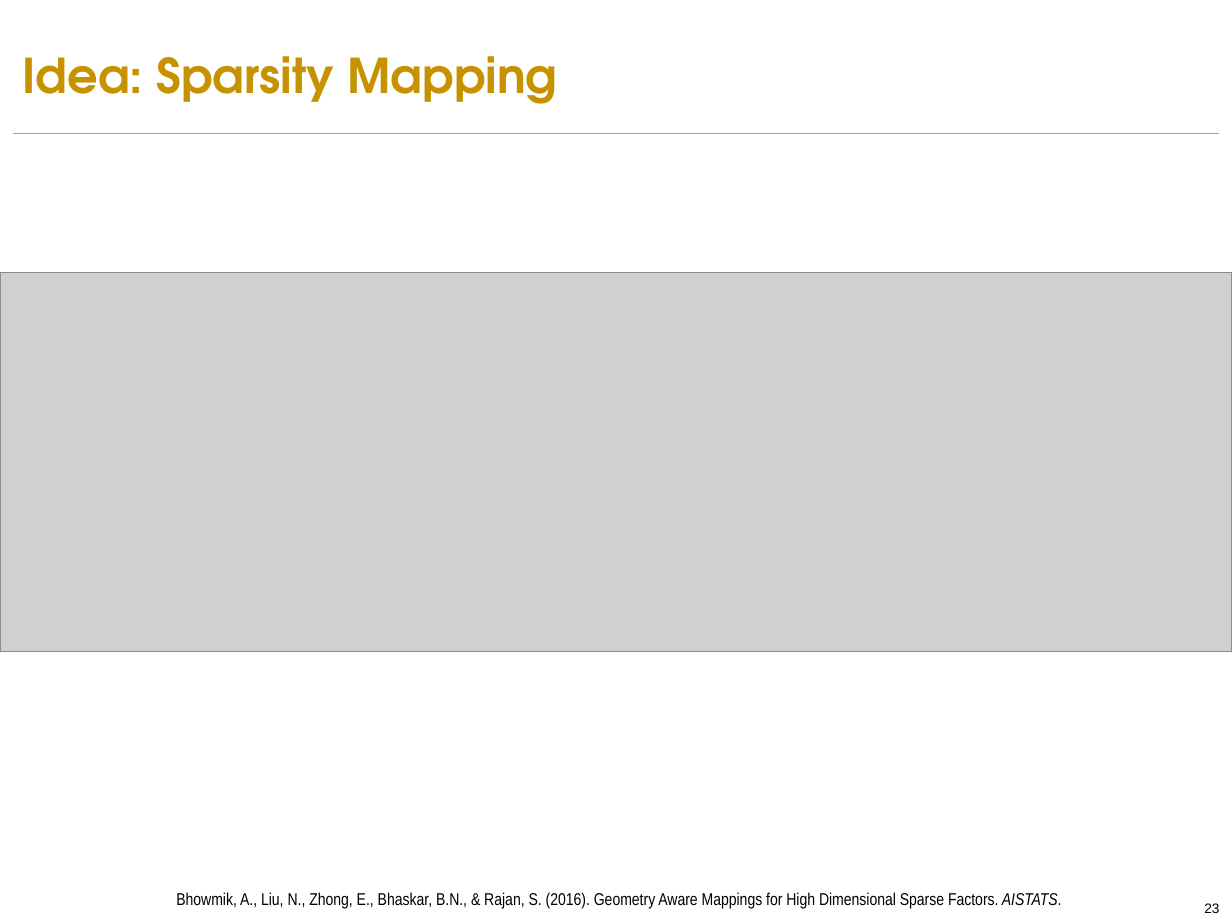
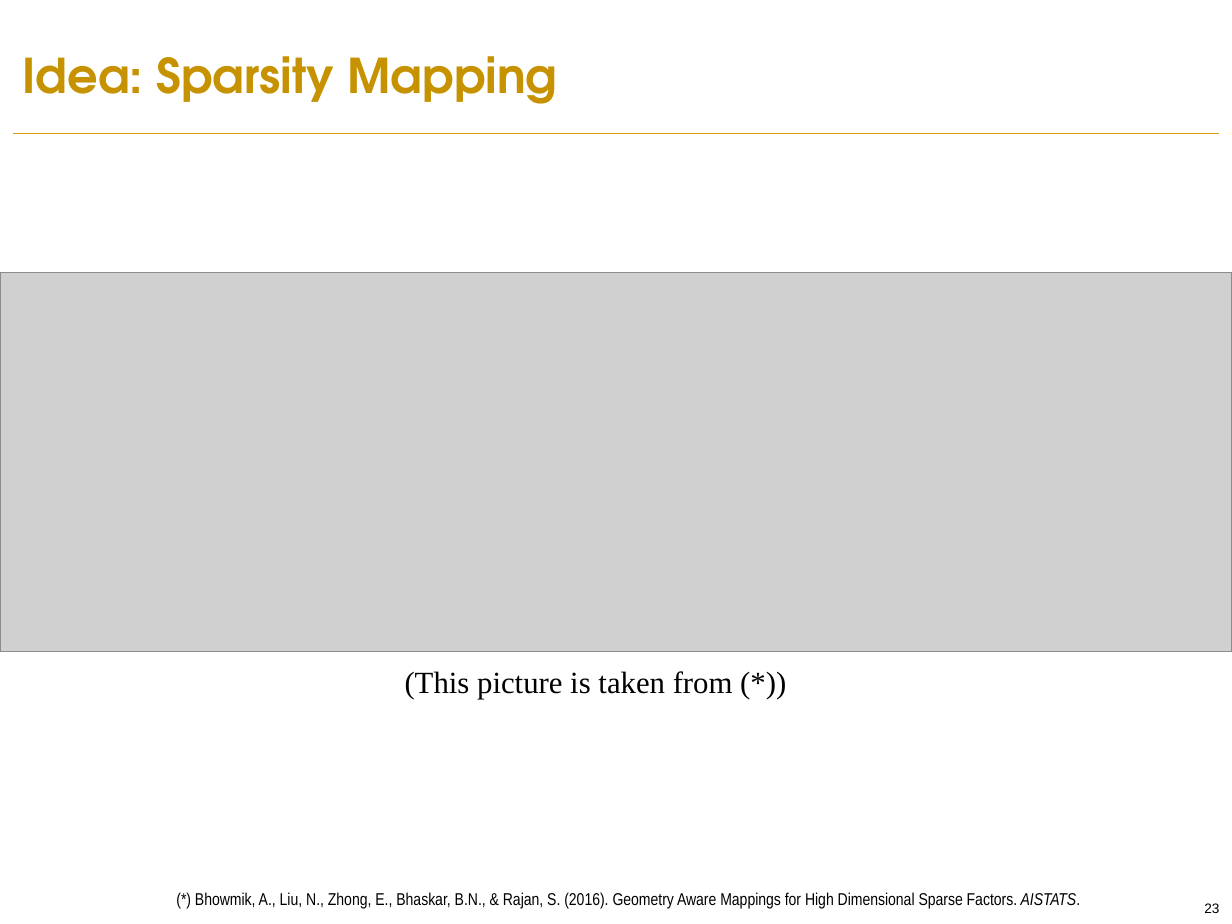
Before and after one commit to PreferredAI/recommendation-retrieval, a slide deck: slide 23 of slides/aaai19-tutorial.pptx. Drawn at 1232x924 pixels with LibreOffice and Linux fonts; fonts in the diff are those of the drawing; grey boxes stand for pictures; background and template pictures are left out. Boxes give left, top, right and bottom in pixels: in the first picture for what was removed or moved away, otherwise in the second. Text is boxed around its words. In the diff, an @@ line names an element or a change of style, - is before the commit and + after.

```diff
--- a/slides/aaai19-tutorial.pptx
+++ b/slides/aaai19-tutorial.pptx
@@ text added at <box>405,671,733,699</box>, 18 pt, text #000000 @@
+(This picture is taken from (*))
@@ text at <box>195,892,1081,909</box>: text changed @@
-Bhowmik, A., Liu, N., Zhong, E., Bhaskar, B.N., & Rajan, S. (2016). Geometry Aware Mappings for High Dimensional Sparse Factors. AISTATS.
+(*) Bhowmik, A., Liu, N., Zhong, E., Bhaskar, B.N., & Rajan, S. (2016). Geometry Aware Mappings for High Dimensional Sparse Factors. AISTATS.
```
Also in this commit, not shown: 3 other slides changed, 3 slides added.
